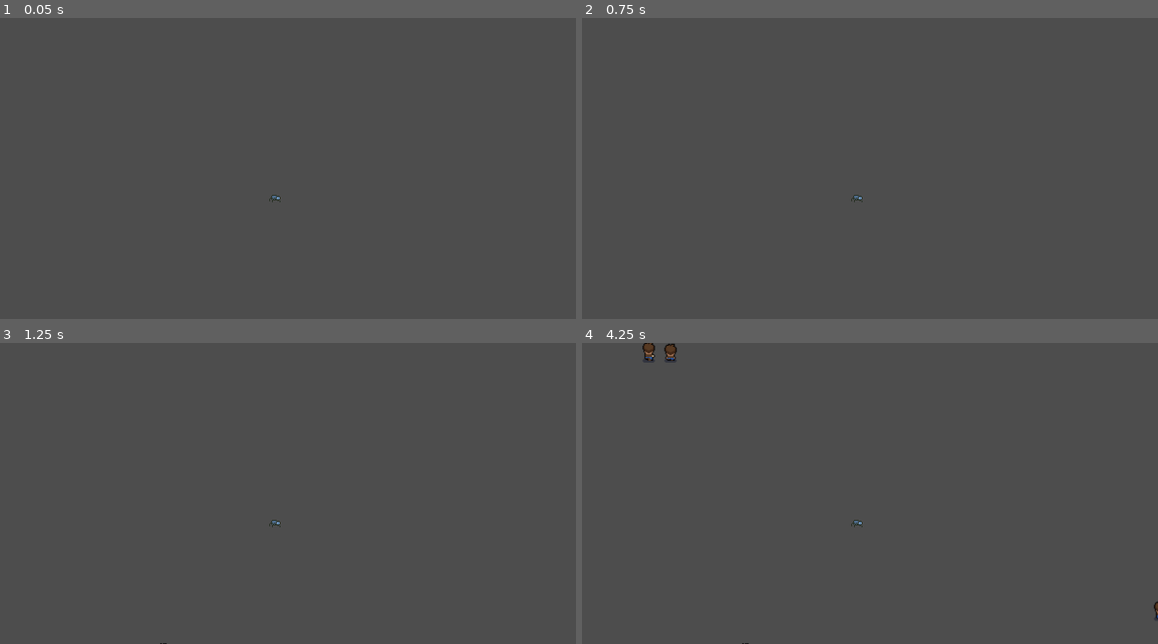
Above: before the commit, frames 1-4 (two rows, left to right).
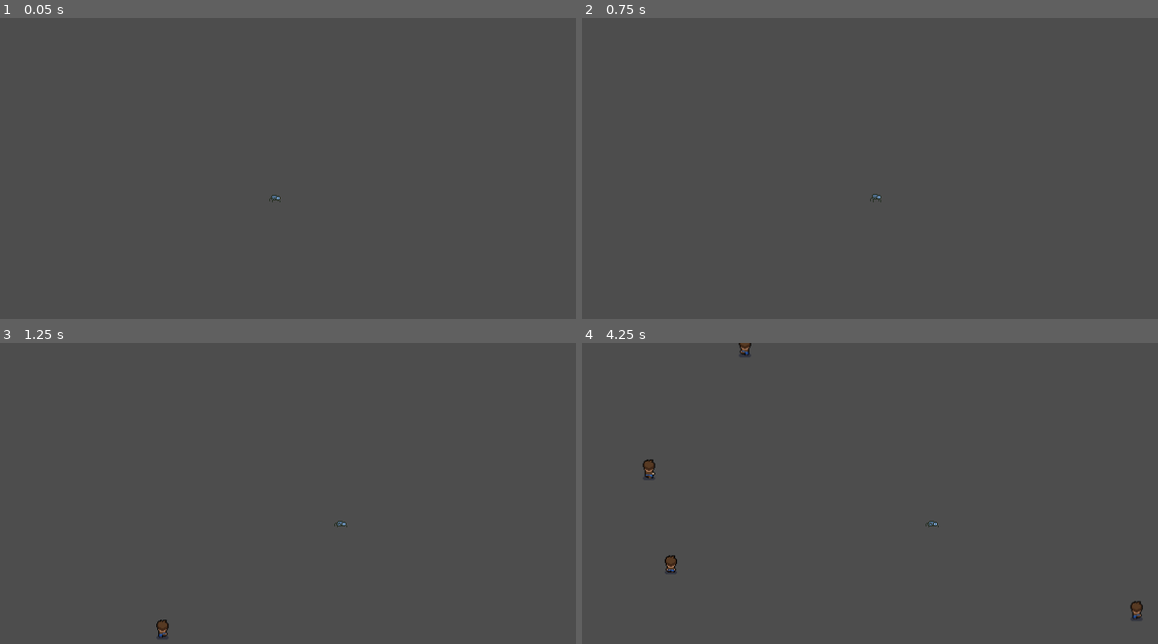
Above: after the commit, the same moments.

Repository: cammcinnes/webConnections
Game: Godot game, scene res://scenes/world.tscn
The game is run twice, just before and just after one commit, with the same random seed, the same clock (stepped at 60 frames per second) and the same inputs.
Inputs:
- Up to frame 1 (0.05 s): no input
- Up to frame 2 (0.75 s): tap Enter at 0.5 s; hold D (move_right, bound only after the commit) from 0.53 s (still down)
- Up to frame 3 (1.25 s): keep holding D (move_right, bound only after the commit)
- Up to frame 4 (4.25 s): release D (move_right, bound only after the commit) at 1.28 s; hold S (move_down, bound only after the commit) 1.28-2.03 s; hold D (move_right, bound only after the commit) 2.03-2.78 s; hold W (move_up, bound only after the commit) 2.78-3.53 s; hold A (move_left, bound only after the commit) from 3.53 s (still down)

Frame 1 is identical in both runs. In frame 2, less than 0.1% of the frame differs, in the area x 46-52%, y 58-62%; in frame 3, 0.2%; in frame 4, 0.7%, in the area x 10-100%, y 0-100%.

Commit message:
Enemy properly follows player

Diff:
--- a/project.godot
+++ b/project.godot
@@ -21,6 +21,29 @@
 window/size/viewport_height=320
 window/stretch/mode="viewport"
 
+[input]
+
+move_up={
+"deadzone": 0.5,
+"events": [Object(InputEventKey,"resource_local_to_scene":false,"resource_name":"","device":-1,"window_id":0,"alt_pressed":false,"shift_pressed":false,"ctrl_pressed":false,"meta_pressed":false,"pressed":false,"keycode":0,"physical_keycode":87,"key_label":0,"unicode":119,"echo":false,"script":null)
+]
+}
+move_right={
+"deadzone": 0.5,
+"events": [Object(InputEventKey,"resource_local_to_scene":false,"resource_name":"","device":-1,"window_id":0,"alt_pressed":false,"shift_pressed":false,"ctrl_pressed":false,"meta_pressed":false,"pressed":false,"keycode":0,"physical_keycode":68,"key_label":0,"unicode":100,"echo":false,"script":null)
+]
+}
+move_down={
+"deadzone": 0.5,
+"events": [Object(InputEventKey,"resource_local_to_scene":false,"resource_name":"","device":-1,"window_id":0,"alt_pressed":false,"shift_pressed":false,"ctrl_pressed":false,"meta_pressed":false,"pressed":false,"keycode":0,"physical_keycode":83,"key_label":0,"unicode":115,"echo":false,"script":null)
+]
+}
+move_left={
+"deadzone": 0.5,
+"events": [Object(InputEventKey,"resource_local_to_scene":false,"resource_name":"","device":-1,"window_id":0,"alt_pressed":false,"shift_pressed":false,"ctrl_pressed":false,"meta_pressed":false,"pressed":false,"keycode":0,"physical_keycode":65,"key_label":0,"unicode":97,"echo":false,"script":null)
+]
+}
+
 [rendering]
 
 renderer/rendering_method="gl_compatibility"
--- a/scenes/enemy.tscn
+++ b/scenes/enemy.tscn
@@ -274,11 +274,12 @@
 
 [sub_resource type="CapsuleShape2D" id="CapsuleShape2D_alj65"]
 
-[sub_resource type="CircleShape2D" id="CircleShape2D_rxtuc"]
-radius = 767.292
+[sub_resource type="CircleShape2D" id="CircleShape2D_smiid"]
+radius = 115.156
 
 [node name="enemy" type="CharacterBody2D"]
 script = ExtResource("1_2bxwb")
+metadata/_edit_group_ = true
 
 [node name="human" type="AnimatedSprite2D" parent="."]
 sprite_frames = SubResource("SpriteFrames_wxscs")
@@ -293,7 +294,7 @@
 [node name="detection_area" type="Area2D" parent="."]
 
 [node name="CollisionShape2D" type="CollisionShape2D" parent="detection_area"]
-shape = SubResource("CircleShape2D_rxtuc")
+shape = SubResource("CircleShape2D_smiid")
 
 [connection signal="body_entered" from="detection_area" to="." method="_on_detection_area_body_entered"]
 [connection signal="body_exited" from="detection_area" to="." method="_on_detection_area_body_exited"]
--- a/scenes/player.tscn
+++ b/scenes/player.tscn
@@ -222,8 +222,7 @@
 "speed": 5.0
 }]
 
-[sub_resource type="CircleShape2D" id="CircleShape2D_h2udc"]
-radius = 5.09902
+[sub_resource type="CircleShape2D" id="CircleShape2D_el0br"]
 
 [node name="player" type="CharacterBody2D"]
 script = ExtResource("1_cavxj")
@@ -233,8 +232,6 @@
 animation = &"idle_right"
 frame_progress = 0.411
 
-[node name="Area2D" type="Area2D" parent="."]
-
-[node name="CollisionShape2D" type="CollisionShape2D" parent="Area2D"]
-position = Vector2(-1, 12)
-shape = SubResource("CircleShape2D_h2udc")
+[node name="CollisionShape2D" type="CollisionShape2D" parent="."]
+position = Vector2(0, 11)
+shape = SubResource("CircleShape2D_el0br")
--- a/scripts/enemy.gd
+++ b/scripts/enemy.gd
@@ -2,7 +2,7 @@
 var direction
 var player_chase = false
 var player
-@export var speed = 150
+@export var speed = 100
 
 const UP = Vector2(0, -1)
 const DOWN = Vector2(0, 1)
@@ -16,6 +16,7 @@
 		velocity = direction * speed
 		move_and_collide(velocity * delta)
 	else:
+		move_and_collide(velocity * delta)
 		updateIdleAnimations()
 	updateMoveAnimations()
 
@@ -36,6 +37,7 @@
 
 
 func _on_detection_area_body_entered(body):
+	print("entered")
 	player = body
 	player_chase = true
 
--- a/scripts/player.gd
+++ b/scripts/player.gd
@@ -1,15 +1,42 @@
 extends CharacterBody2D
 
+var speed = 100
+var direction
+
+const UP = Vector2(0, -1)
+const DOWN = Vector2(0, 1)
+const RIGHT = Vector2(1, 0)
+const LEFT = Vector2(-1, 0)
 # Called when the node enters the scene tree for the first time.
 func _ready():
 	self.visible = false
-	$spider.play("idle")
+	$spider.play("idle_right")
 	position = Vector2(320, 180)
+	start()
 
 # Called when start button is hit
 func start():
 	self.visible = true
 
 # Called every frame. 'delta' is the elapsed time since the previous frame.
-func _process(delta):
-	start()
+func _physics_process(delta):
+	# Movement
+	move_player()
+	# Animations
+	update_animations()
+
+func move_player():
+	var input_direction = Vector2(
+	Input.get_action_strength("move_right") - Input.get_action_strength("move_left"),
+	Input.get_action_strength("move_down") - Input.get_action_strength("move_up")
+	)
+	velocity = input_direction * speed
+
+	# Update direction based on input
+	if input_direction.length_squared() > 0:
+		direction = input_direction.normalized()
+
+	move_and_slide()
+
+func update_animations():
+	pass
--- a/scripts/world.gd
+++ b/scripts/world.gd
@@ -11,7 +11,6 @@
 	$player.start()
 
 func _on_enemy_timer_timeout():
-
 	var human = enemy_scene.instantiate()
 
 	var enemy_spawn = $enemy_path/enemy_spawn
@@ -22,4 +21,9 @@
 
 	human.position = enemy_spawn.position
 
+	human.player = $player
+
+	var velocity = Vector2(100, 0.0)
+	human.velocity = velocity.rotated(human.direction)
+
 	add_child(human)
